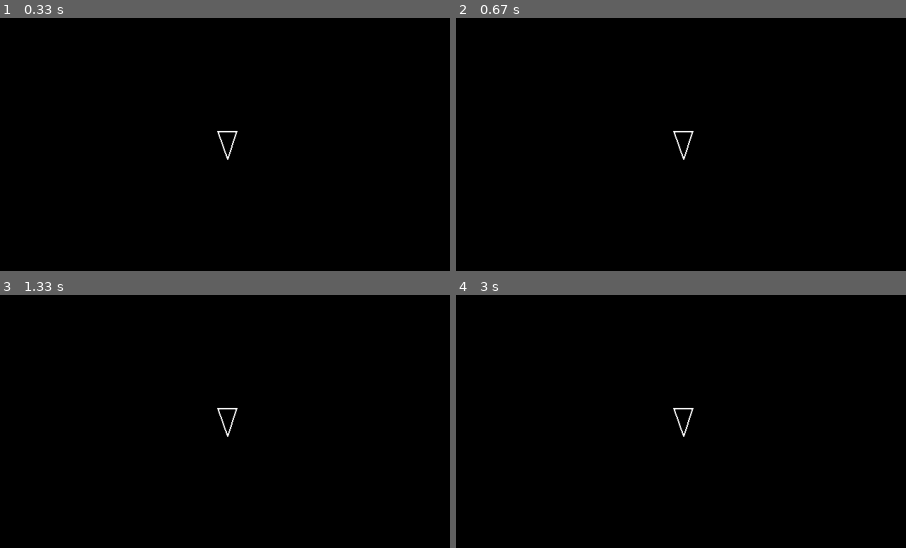
Above: before the commit, frames 1-4 (two rows, left to right).
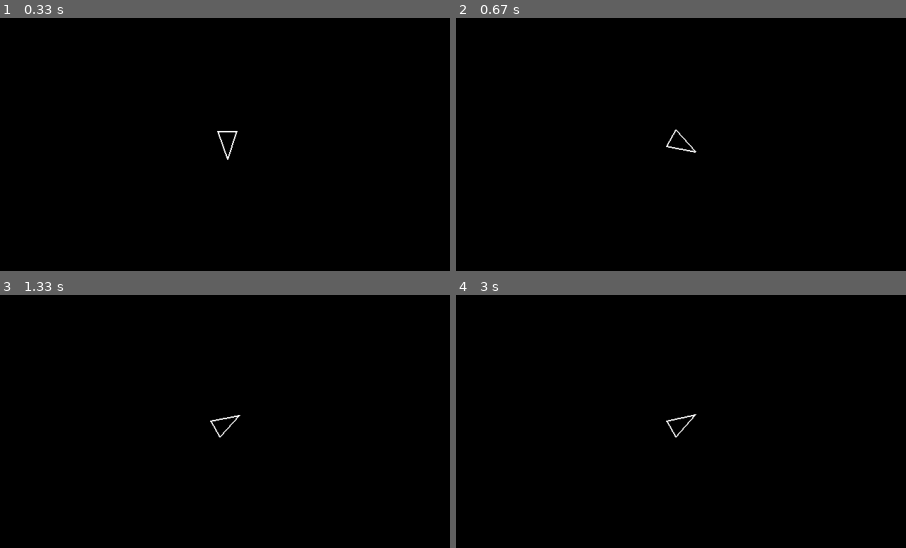
Above: after the commit, the same moments.

Repository: tianist/Asteroids-Pygame
Game: pygame game, started from main.py
Two runs of this game, one before a commit and one after it. Both use one fixed random seed, a clock stepped at 60 frames per second and the inputs below.
Inputs:
- Up to frame 1 (0.33 s): no input
- Up to frame 2 (0.67 s): hold D from 0.33 s (still down)
- Up to frame 3 (1.33 s): release D at 0.8 s; hold D 0.83-1.3 s
- Up to frame 4 (3 s): hold A 1.33-1.87 s; hold A 1.9-2.3 s; hold D 2.33-2.97 s
The pictures show only the part of the screen within x 25-75%, y 25-75%; the shares and areas given below are measured in that part.

Frame 1 is identical in both runs. In frame 2, 0.2% of the frame differs, in the area x 46-54%, y 43-57%; in frame 3, 0.3%; in frame 4, 0.3%, in the area x 46-54%, y 44-57%.

Commit message:
Player can turn.. very quickly

Diff:
--- a/constants.py
+++ b/constants.py
@@ -2,3 +2,4 @@
 SCREEN_HEIGHT = 720
 PLAYER_RADIUS = 20
 LINE_WIDTH = 2
+PLAYER_TURN_SPEED = 300
--- a/main.py
+++ b/main.py
@@ -6,6 +6,7 @@
 def main():
     screen = pygame.display.set_mode((SCREEN_WIDTH, SCREEN_HEIGHT))
     clock = pygame.time.Clock()
+    dt = 0
     player = Player(SCREEN_WIDTH // 2, SCREEN_HEIGHT // 2)
     running = True
     while running:
@@ -15,8 +16,9 @@
         log_state()
         screen.fill((0, 0, 0))
         player.draw(screen)
+        player.update(dt)
         pygame.display.flip()
-        clock.tick(60)
+        dt = clock.tick(60)
     pygame.quit()
 
 if __name__ == "__main__":
--- a/player.py
+++ b/player.py
@@ -1,5 +1,5 @@
 import pygame
-from constants import PLAYER_RADIUS, LINE_WIDTH
+from constants import PLAYER_RADIUS, LINE_WIDTH, PLAYER_TURN_SPEED
 from circleshape import CircleShape
 
 class Player(CircleShape):
@@ -18,3 +18,14 @@
         b = self.position - forward * self.radius - right
         c = self.position - forward * self.radius + right
         return [a, b, c]
+
+    def rotate(self, angle):
+        self.rotation += angle
+
+    def update(self, dt):
+        keys = pygame.key.get_pressed()
+
+        if keys[pygame.K_a]:
+            self.rotate(PLAYER_TURN_SPEED * dt)
+        if keys[pygame.K_d]:
+            self.rotate(-PLAYER_TURN_SPEED * dt)
